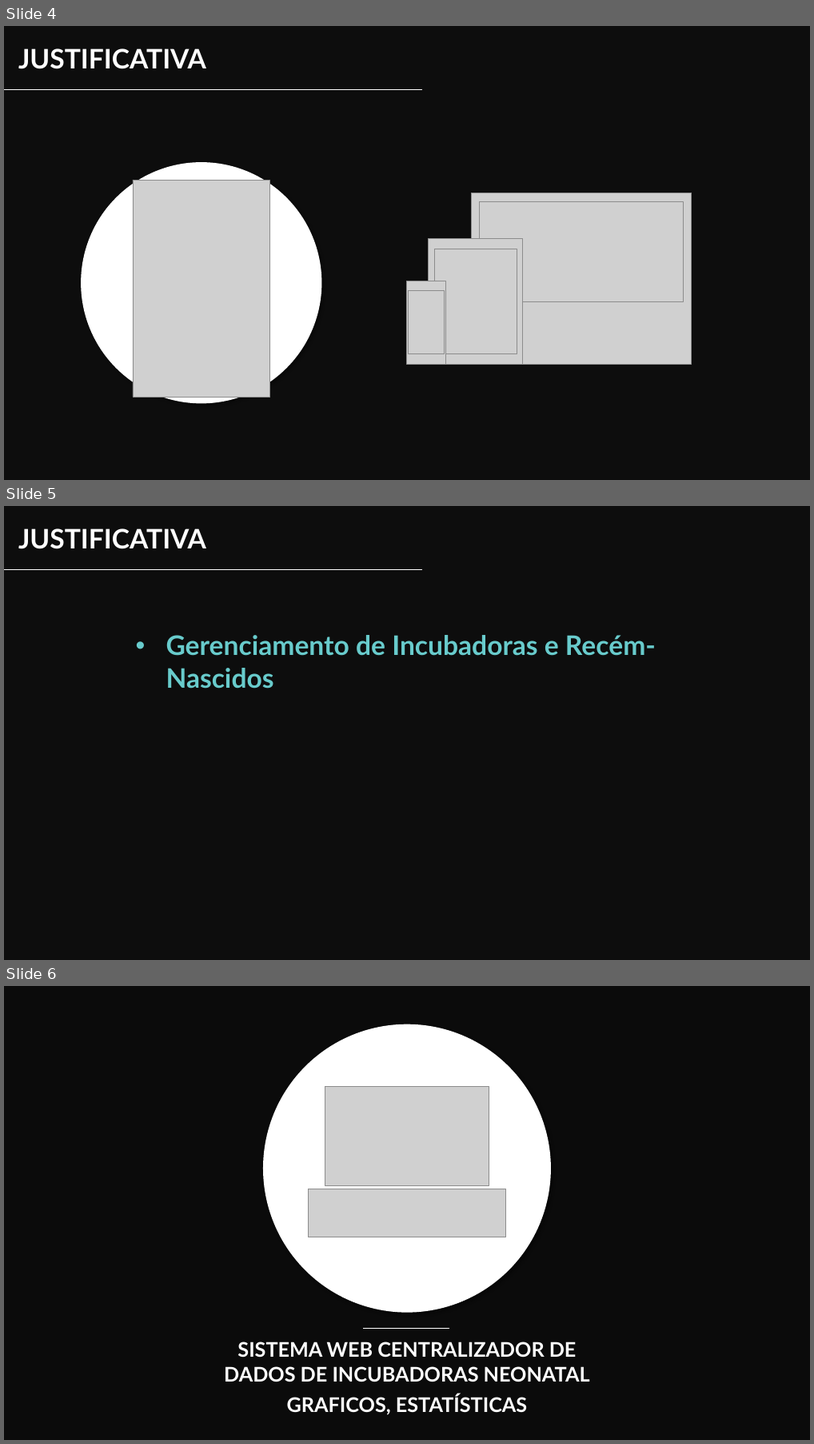
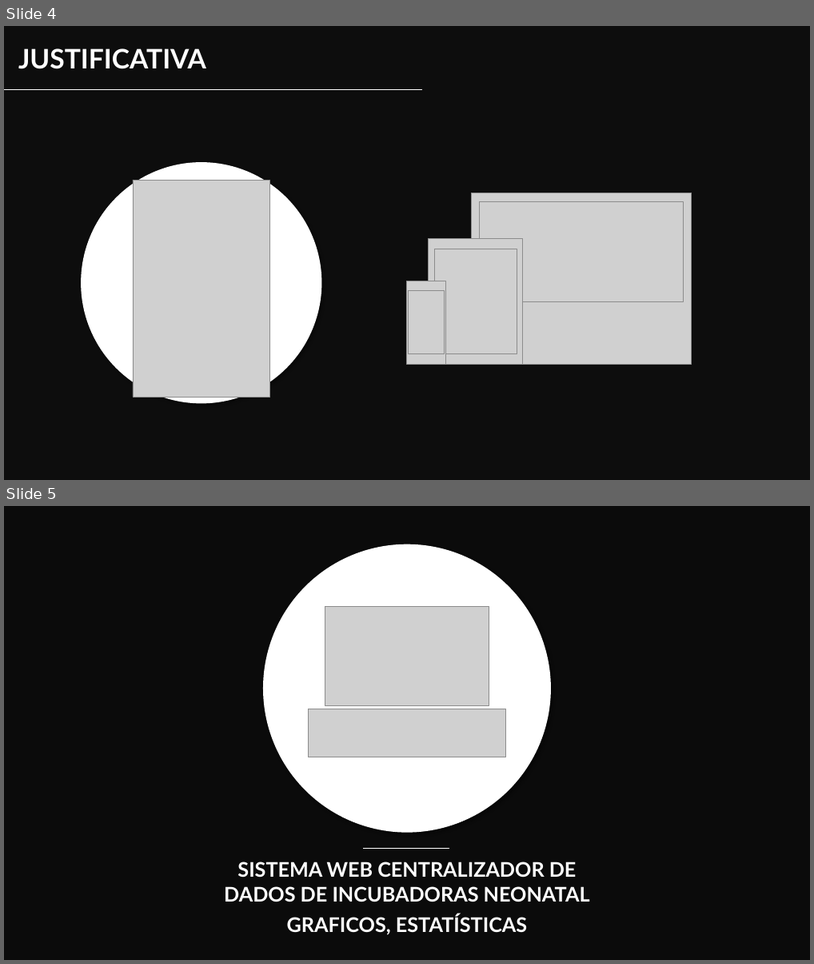
Before and after one commit to YudiG12/grupo-bandtec, a slide deck: Apresentação/inSensorSemFinal.pptx. Shown one above the other, each under a label of ours: slides 4, 5 and 6 before the commit, slides 4 and 5 after it. The pictures are 814x1444 and 814x964 pixels, drawn with LibreOffice and Linux fonts; fonts in the diff are those of the drawing; grey boxes stand for pictures; background and template pictures are left out. Boxes give left, top, right and bottom in pixels: in the first picture for what was removed or moved away, otherwise in the second. Text is boxed around its words. In the diff, an @@ line names an element or a change of style, - is before the commit and + after.

```diff
--- a/Apresentação/inSensorSemFinal.pptx
+++ b/Apresentação/inSensorSemFinal.pptx
@@ slide 5 removed at <box>4,506,810,960</box>, background picture (left out) @@
@@ rectangle removed at <box>4,506,805,960</box> @@
@@ text removed at <box>18,528,206,549</box> @@
-JUSTIFICATIVA
@@ line removed from (4, 569) to (422, 569) @@
@@ text removed at <box>166,635,656,688</box> @@
-• Gerenciamento de Incubadoras e Recém-Nascidos
@@ what was slide 6 is now slide 5 @@
```
Also in this commit, not shown: 1 slide changed.
